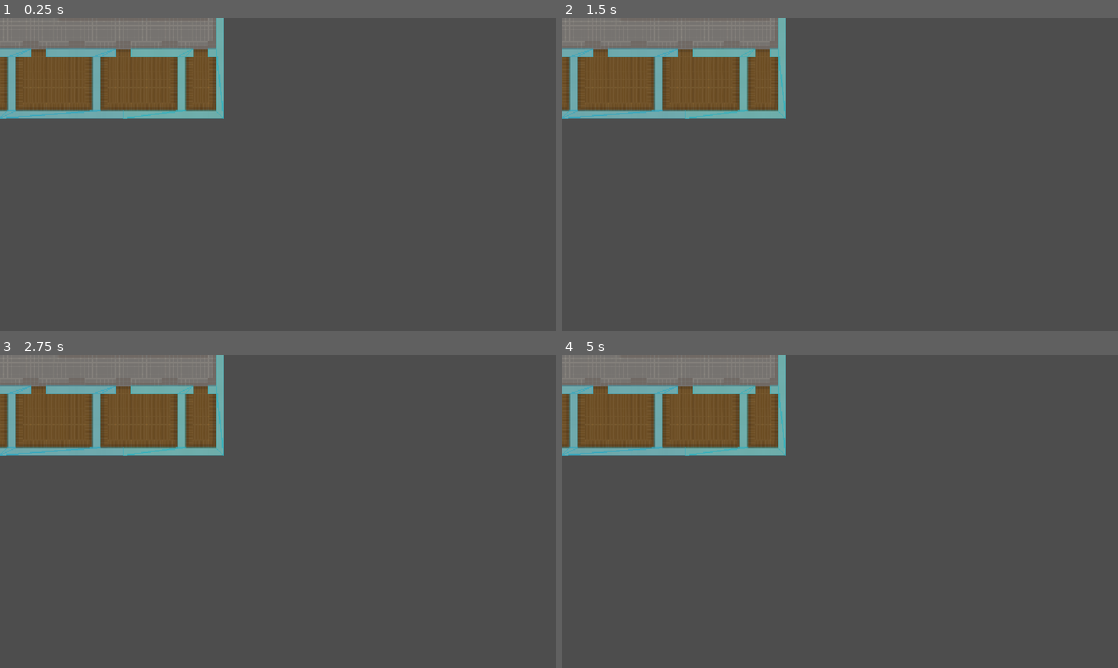
Above: before the commit, frames 1-4 (two rows, left to right).
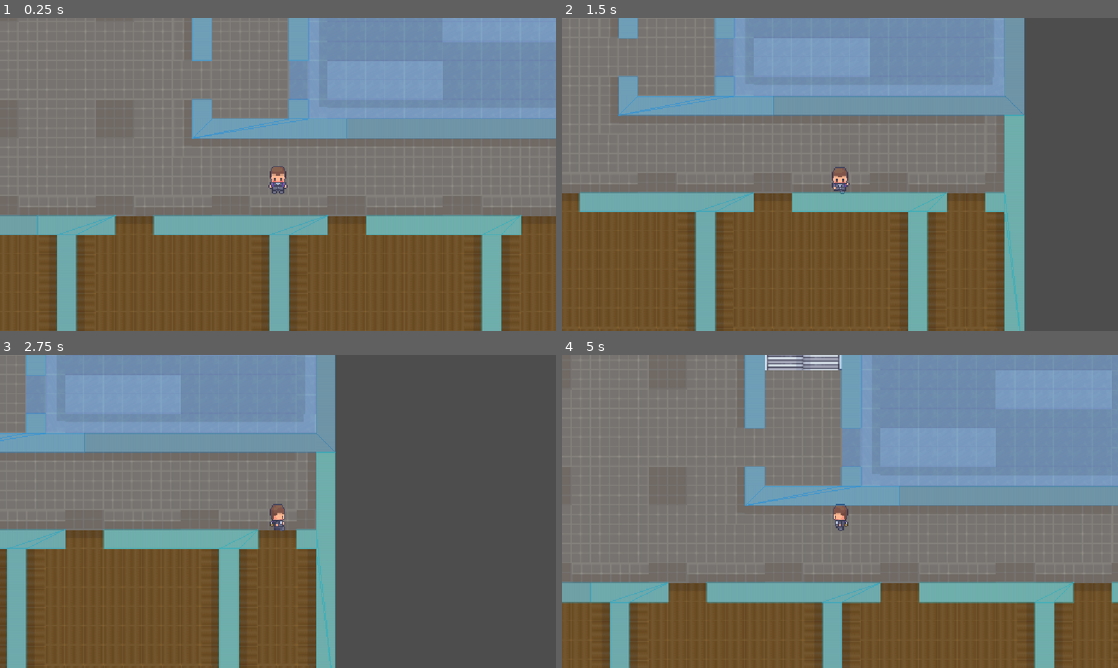
Above: after the commit, the same moments.

Repository: Ayahuasca-Studio/NoNameYet
Game: Godot game, scene res://Niveles/piso_uno.tscn
The game is run twice, just before and just after one commit, with the same random seed, the same clock (stepped at 60 frames per second) and the same inputs. This scene is started directly instead of the project's main scene.
Inputs:
- Up to frame 1 (0.25 s): no input
- Up to frame 2 (1.5 s): tap Enter (ui_accept) at 0.5, 0.77 s; hold D (mover_derecha) 0.53-1.28 s; tap 1 (herramienta_1) at 0.6 s; hold S (mover_abajo) from 1.28 s (still down); tap 2 (herramienta_2) at 1.35 s
- Up to frame 3 (2.75 s): tap Enter (ui_accept) at 1.52 s; release S (mover_abajo) at 2.03 s; hold D (mover_derecha) from 2.03 s (still down); tap 3 (herramienta_3) at 2.1 s
- Up to frame 4 (5 s): release D (mover_derecha) at 2.78 s; hold W (mover_arriba) 2.78-3.53 s; tap E (recoger_epp) at 2.85 s; tap Enter (ui_accept) at 3.02, 3.5, 3.77, 4.52 s; hold A (mover_izquierda) from 3.53 s (still down); tap 1 (herramienta_1) at 3.6 s; tap 2 (herramienta_2) at 4.35 s

The runs differ from the first frame. In frame 1, 96% of the frame differs, in the area x 0-100%, y 0-100%; in frame 2, 80%; in frame 3, 59%; in frame 4, 97%.

Commit message:
Fix: References Corrected

Diff:
--- a/Niveles/piso_uno.tscn
+++ b/Niveles/piso_uno.tscn
@@ -5,6 +5,7 @@
 [ext_resource type="Texture2D" uid="uid://ue7h6rngt5f7" path="res://Assets/Map/Walls/Room_Builder_Walls_16x16.png" id="2_yxbrr"]
 [ext_resource type="Texture2D" uid="uid://dut5m5qskr7ue" path="res://Assets/Map/Furniture/19_Hospital_16x16.png" id="4_1uv6g"]
 [ext_resource type="Script" uid="uid://dkagnituqcf0u" path="res://Scripts/stair_up.gd" id="4_qqwef"]
+[ext_resource type="PackedScene" uid="uid://c4unlgj8iqive" path="res://Prefabs/jugador.tscn" id="6_t2bqp"]
 
 [sub_resource type="TileSetAtlasSource" id="TileSetAtlasSource_1uv6g"]
 texture = ExtResource("1_ldytk")
@@ -2978,6 +2979,7 @@
 size = Vector2(64, 20)
 
 [node name="piso_uno" type="Node2D" unique_id=23583590]
+position = Vector2(27, -201)
 script = ExtResource("1_iee61")
 
 [node name="Floor" type="TileMapLayer" parent="." unique_id=639480090]
@@ -2995,6 +2997,8 @@
 
 [node name="StairUp" type="Area2D" parent="." unique_id=723805576]
 script = ExtResource("4_qqwef")
+next_scene = "res://Niveles/planta_baja.tscn"
+target_spawn_point = "SpawnStairs"
 
 [node name="Stairs" type="CollisionShape2D" parent="StairUp" unique_id=1726238896]
 position = Vector2(176, -166)
@@ -3003,4 +3007,7 @@
 [node name="SpawnStairs" type="Marker2D" parent="." unique_id=308184242]
 position = Vector2(176, -146)
 
+[node name="Jugador" parent="." unique_id=1844464217 instance=ExtResource("6_t2bqp")]
+position = Vector2(199, 30)
+
 [connection signal="body_entered" from="StairUp" to="StairUp" method="_on_body_entered"]
--- a/Niveles/planta_baja.tscn
+++ b/Niveles/planta_baja.tscn
@@ -3014,7 +3014,7 @@
 
 [node name="Stairs" type="Area2D" parent="." unique_id=2058659559]
 script = ExtResource("5_0wvs1")
-next_scene = "piso_uno_gameloop.tscn"
+next_scene = "res://Niveles/piso_uno.tscn"
 target_spawn_point = "SpawnStairs"
 
 [node name="StairCollision" type="CollisionShape2D" parent="Stairs" unique_id=1457727912]
